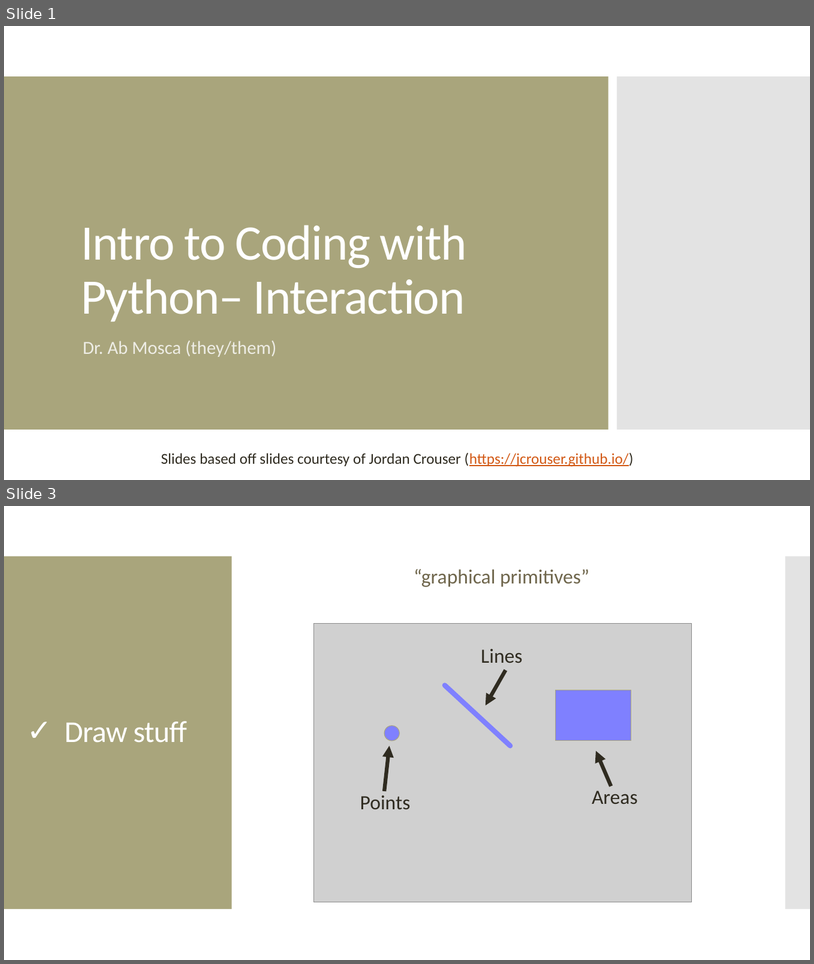
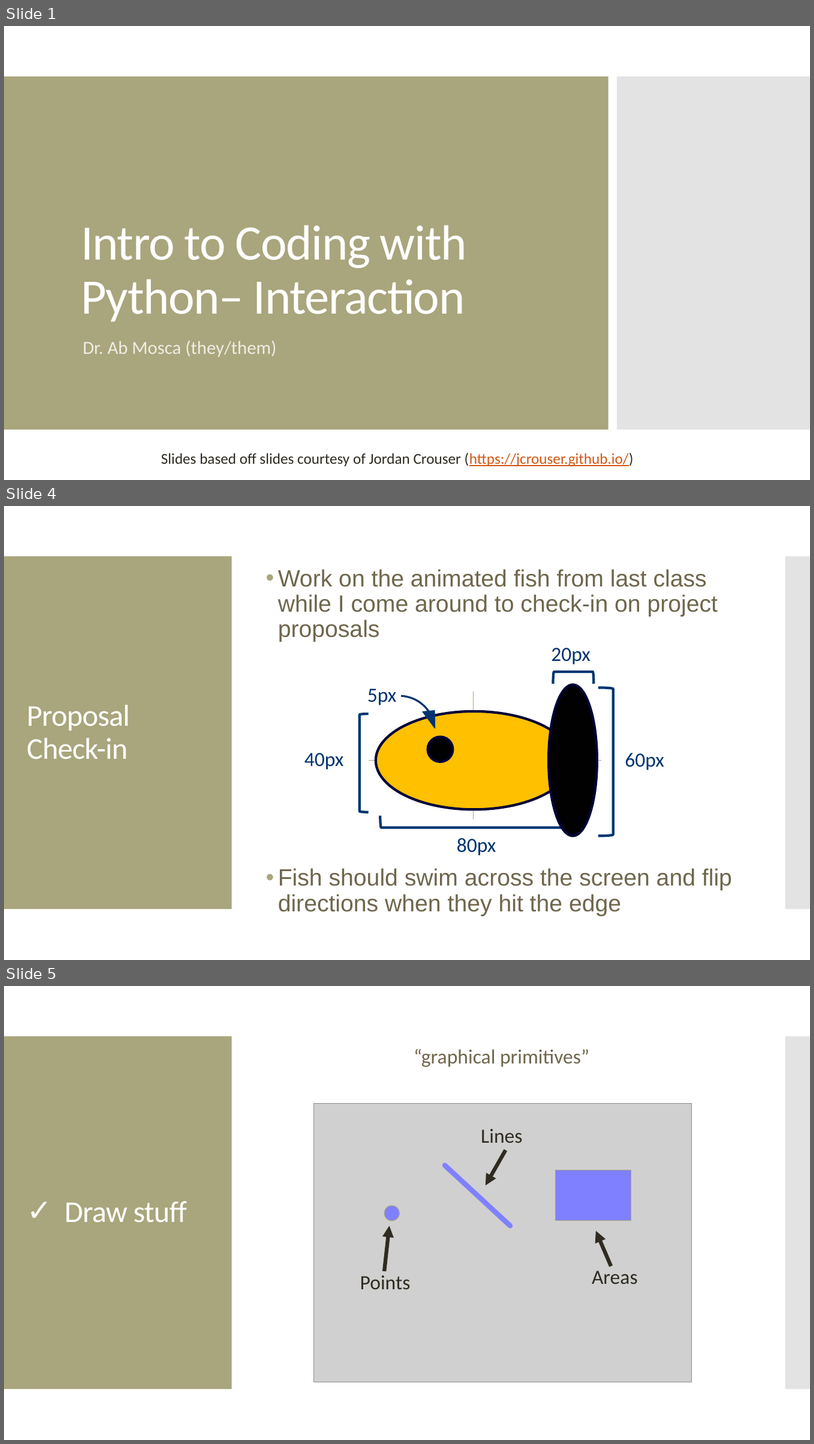
Before and after one commit to amosca01/CAIS117-S24, a slide deck: slides/26-interaction.pptx. Shown one above the other, each under a label of ours: slides 1 and 3 before the commit, slides 1, 4 and 5 after it; the slides between them are not shown. The pictures are 814x964 and 814x1444 pixels, drawn with LibreOffice and Linux fonts; fonts in the diff are those of the drawing; grey boxes stand for pictures. Boxes give left, top, right and bottom in pixels: in the first picture for what was removed or moved away, otherwise in the second. Text is boxed around its words. In the diff, an @@ line names an element or a change of style, - is before the commit and + after.

Commit message:
class

```diff
--- a/slides/26-interaction.pptx
+++ b/slides/26-interaction.pptx
@@ slide 4 added at box(4, 506, 810, 960), background #FFFFFF; not listed: 2 template elements that a slide beside it also shows @@
@@ text added at box(278, 569, 732, 916), 28 pt, text #6F664C @@
+• Work on the animated fish from last class while I come around to check-in on project proposals
+• Fish should swim across the screen and flip directions when they hit the edge
@@ circular arrow added at box(345, 677, 455, 787), fill #003470, outline #003470 0.85 pt @@
@@ group added at box(549, 648, 665, 835): 2 left brackets, 2 texts, 1 ellipse @@
+60px
+20px
@@ text added at box(368, 688, 397, 705), 24 pt, text #003470 @@
+5px
@@ line added from (473, 692) to (473, 819), #A9A57C 0.75 pt @@
@@ title added at box(27, 705, 130, 759), 36 pt, text #FFFFFF @@
+Proposal Check-in
@@ group added at box(305, 711, 574, 855): 2 left brackets, 2 texts, 1 ellipse @@
+80px
+40px
@@ ellipse added at box(428, 736, 453, 761), fill #010101, outline #010138 3 pt @@
@@ line added from (369, 760) to (602, 760), #A9A57C 0.75 pt @@
@@ what was slide 3 is now slide 5 @@
```
Also in this commit, not shown: 1 slide changed, 1 other slide added, 4 other files.
